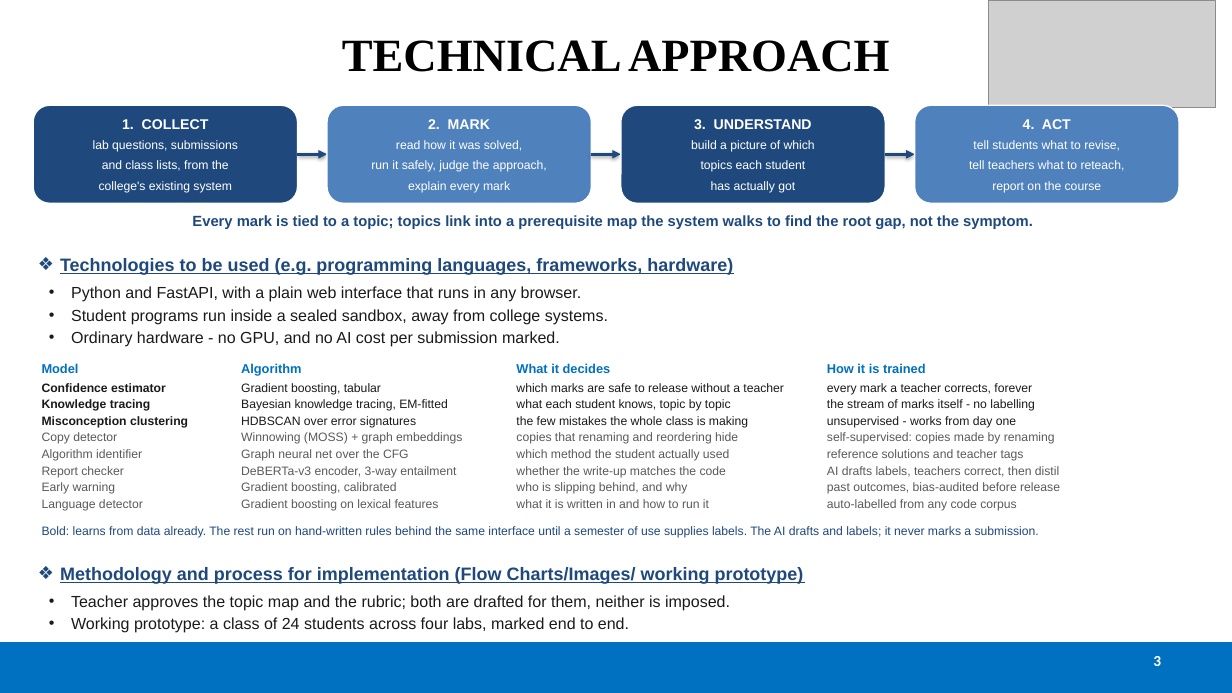
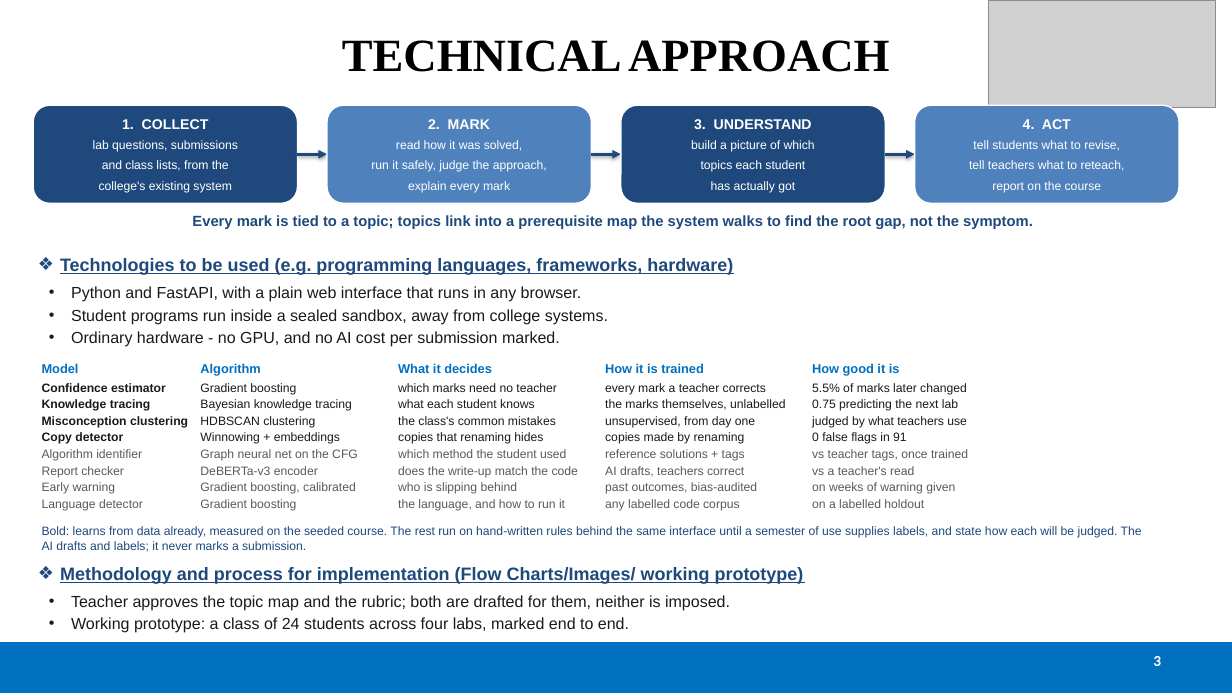
Before and after one commit to Varshith-06/evalpro, a slide deck: slide 3 of presentation/SIH2026-EvalPro-Idea-Presentation.pptx. Drawn at 1232x693 pixels with LibreOffice and Linux fonts; fonts in the diff are those of the drawing; grey boxes stand for pictures. Boxes give left, top, right and bottom in pixels: in the first picture for what was removed or moved away, otherwise in the second. Text is boxed around its words. In the diff, an @@ line names an element or a change of style, - is before the commit and + after.

Commit message:
Metrics on the deck, and the threat model that was missing
The model table gains a fifth column with what each model actually achieves.
Three have measured numbers: knowledge tracing predicts the next lab at 0.75,
the confidence estimator is judged by an override rate of 5.5%, and copy
detection has raised no false flags across 91 runs. The other five are not
trained, so they carry no accuracy - only a stated way each will be judged.
Inventing per-model figures for models that do not exist would have been the
easy thing and the wrong one.

The impact slide's "claims we are willing to be measured on" were
aspirations. They are now measured on the prototype, headed by the overall
figure: p95 marking latency of 0.6s against a three-minute budget.

The queue reaches the deck too - the strategy bullet is true now rather than
aspirational, and the metric strip carries the deadline evidence: 60 at once,
all accepted in 0.1s, none lost.

The security panel was answering the wrong question. Every item on it defended
Threat A, getting out of the machine, which is the rare attack. The common one
is a student who wants a better mark, and not one isolation flag touches it.
It is split in two now, and the second half is defended by the shape of the
system rather than by flags: the oracle has no field to live in so it is not
representable, the harness owns the result channel so printing PASS achieves
nothing, property inputs are seeded from (assignment_id, attempt_id) so
memorising them fails, and stalling into a timeout scores as failure rather
than partial credit. All four verified in the code before going on a slide.

The README gains the same split, a measured metrics table, and three caveats
worth knowing before presenting: Firecracker alone does not close
speculative-execution side channels without host microcode and SMT disabled,
the layer-0 pre-screen is advisory because obfuscation defeats it, and the
metadata-endpoint firewall matters only on cloud hosts - where it is the usual
path from running attacker code to losing cloud credentials.

Two numbers in that table are deliberately unflattering: the override rate is
above target, and the bias delta is over threshold, which is why risk flagging
is switched off in the product.

```diff
--- a/presentation/SIH2026-EvalPro-Idea-Presentation.pptx
+++ b/presentation/SIH2026-EvalPro-Idea-Presentation.pptx
@@ text "Algorithm": place and size @@
-text "Algorithm" at [241,363,462,511]
+text "Algorithm" at [200,363,358,511]
@@ text "What it decides": place and size @@
-text "What it decides" at [516,363,784,508]
+text "What it decides" at [398,363,578,511]
@@ text "How it is trained": place and size @@
-text "How it is trained" at [827,363,1060,511]
+text "How it is trained" at [605,363,785,511]
@@ text at [200,383,358,475]: text changed; text colour #5A5A5A to #1A1A1A @@
-Gradient boosting, tabular
-Bayesian knowledge tracing, EM-fitted
-HDBSCAN over error signatures
-Winnowing (MOSS) + graph embeddings
-Graph neural net over the CFG
-DeBERTa-v3 encoder, 3-way entailment
+Gradient boosting
+Bayesian knowledge tracing
+HDBSCAN clustering
+Winnowing + embeddings
+Graph neural net on the CFG
+DeBERTa-v3 encoder
@@ text at [398,383,578,511]: text changed @@
-which marks are safe to release without a teacher
-what each student knows, topic by topic
-the few mistakes the whole class is making
-copies that renaming and reordering hide
-which method the student actually used
-whether the write-up matches the code
-who is slipping behind, and why
-what it is written in and how to run it
+which marks need no teacher
+what each student knows
+the class's common mistakes
+copies that renaming hides
+which method the student used
+does the write-up match the code
+who is slipping behind
+the language, and how to run it
@@ text at [605,383,785,511]: text changed; text colour #5A5A5A to #1A1A1A @@
-every mark a teacher corrects, forever
-the stream of marks itself - no labelling
-unsupervised - works from day one
-self-supervised: copies made by renaming
-reference solutions and teacher tags
-AI drafts labels, teachers correct, then distil
-past outcomes, bias-audited before release
-auto-labelled from any code corpus
+every mark a teacher corrects
+the marks themselves, unlabelled
+unsupervised, from day one
+copies made by renaming
+reference solutions + tags
+AI drafts, teachers correct
+past outcomes, bias-audited
+any labelled code corpus
@@ text added at [812,363,968,508], 9.5 pt, text #1A1A1A @@
+How good it is
+5.5% of marks later changed
+0.75 predicting the next lab
+judged by what teachers use
+0 false flags in 91
+vs teacher tags, once trained
+vs a teacher's read
+on weeks of warning given
+on a labelled holdout
@@ text at [42,432,123,444]: text colour #5A5A5A to #1A1A1A, bold on in "Copy detector" @@
@@ text at [200,499,296,511]: text changed @@
-Gradient boosting on lexical features
+Gradient boosting
@@ text at [42,526,1142,552]: text changed @@
-Bold: learns from data already. The rest run on hand-written rules behind the same interface until a semester of use supplies labels. The AI drafts and labels; it never marks a submission.
+Bold: learns from data already, measured on the seeded course. The rest run on hand-written rules behind the same interface until a semester of use supplies labels, and state how each will be judged. The AI drafts and labels; it never marks a submission.
```
Also in this commit, not shown: 2 other slides changed, 2 other files.
